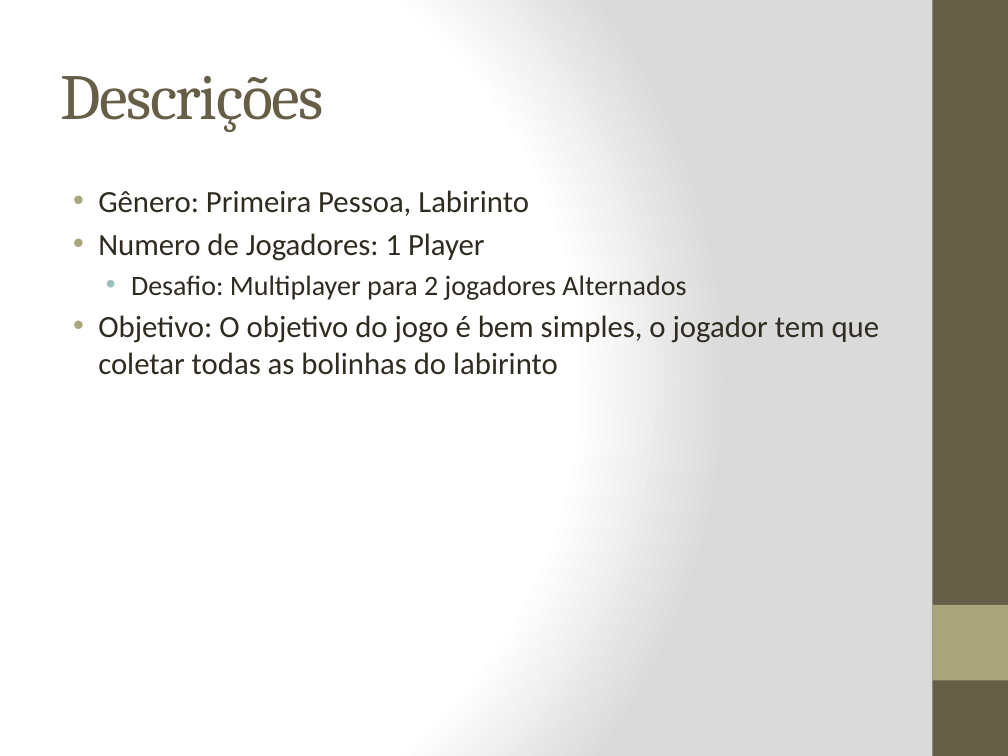
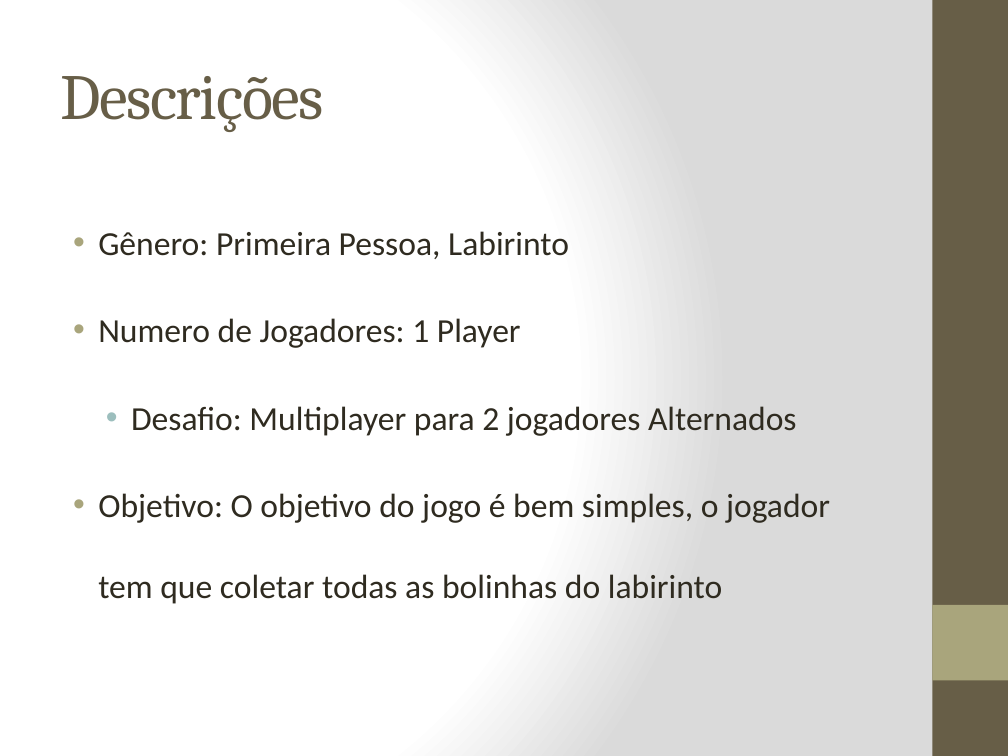
Before and after one commit to Ziul/glmaze, a slide deck: slide 3 of Apresentação/PacMan 3D.pptx. Drawn at 1008x756 pixels with LibreOffice and Linux fonts; fonts in the diff are those of the drawing. Boxes give left, top, right and bottom in pixels: in the first picture for what was removed or moved away, otherwise in the second. Text is boxed around its words. In the diff, an @@ line names an element or a change of style, - is before the commit and + after.

```diff
--- a/Apresentação/PacMan 3D.pptx
+++ b/Apresentação/PacMan 3D.pptx
@@ text "Gênero: Primeira Pessoa, Labirinto" at [98,231,830,604]: size 22 to 24 pt in "Gênero: Primeira Pessoa, Labirinto", "Numero de Jogadores: 1 Player", "Objetivo: O objetivo do jogo é bem ..."; size 20 to 24 pt in "Desafio: Multiplayer para 2 jogadores Alternados"; line spacing 1 to 2 @@
```
Also in this commit, not shown: 11 other slides changed.
